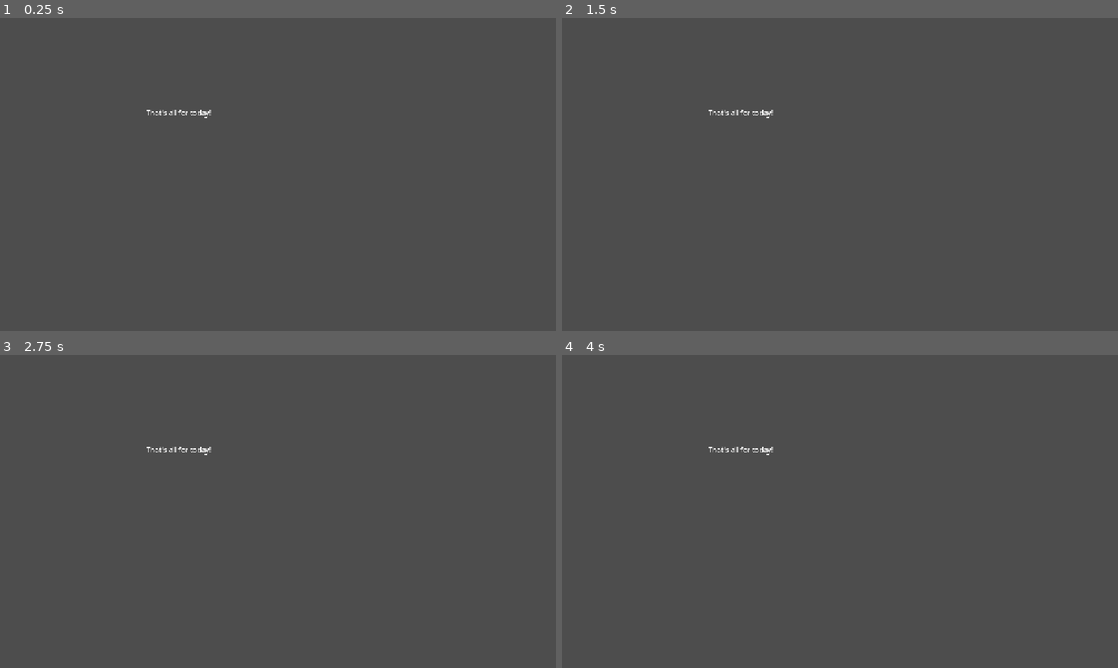
Above: before the commit, frames 1-4 (two rows, left to right).
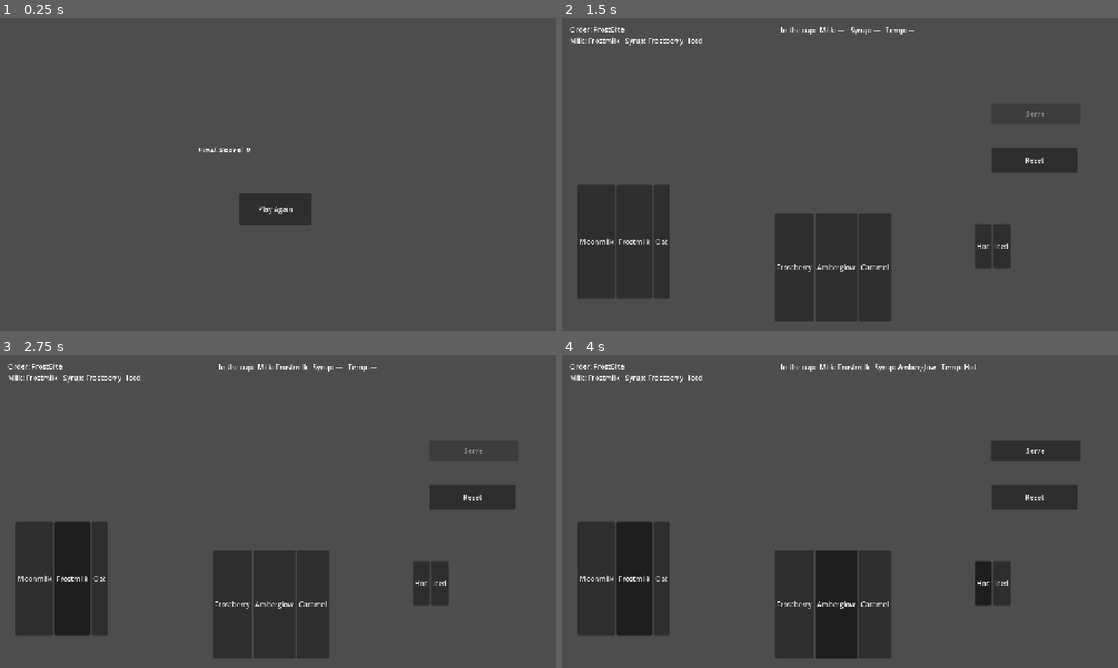
Above: after the commit, the same moments.

Repository: LaurenMurillo/coffee-game
Game: Godot game, scene res://scenes/end_screen.tscn
Same seed, same stepped clock (60 frames per second), same inputs: the game is played once before the commit and once after it. This scene is started directly instead of the project's main scene.
Inputs (mouse positions are in pixels of both pictures, inside the frame that each line leads up to):
- Up to frame 1 (0.25 s): no input
- Up to frame 2 (1.5 s): click (840, 208) at 0.5 s, where only the run after the commit has a clickable "Play Again"; click (912, 271) at 1.25 s, where only the run after the commit has a clickable "Brew"
- Up to frame 3 (2.75 s): click (72, 577) at 2 s, where only the run after the commit has a clickable "Frostmilk"
- Up to frame 4 (4 s): click (834, 605) at 2.75 s, where only the run after the commit has a clickable "Amberglow"; click (984, 583) at 3.5 s, where only the run after the commit has a clickable "Hot"

The runs differ from the first frame. In frame 1, 1.5% of the frame differs, in the area x 26-56%, y 29-67%; in frame 2, 15%; in frame 3, 15%; in frame 4, 16%, in the area x 1-94%, y 2-97%.

Commit message:
Added end score scene

Diff:
--- /dev/null
+++ b/resources/recipes/dreamers_draught.tres
@@ -0,0 +1,11 @@
+[gd_resource type="Resource" script_class="Recipe" format=3 uid="uid://dbs6ghltw3uev"]
+
+[ext_resource type="Script" uid="uid://qa4dgthkxvsv" path="res://scripts/Recipe.gd" id="1_pw2n0"]
+
+[resource]
+script = ExtResource("1_pw2n0")
+recipe_name = "Dreamer's Draught"
+milk = "Starlight foam"
+syrup = "Amberglow"
+temperature = "Iced"
+metadata/_custom_type_script = "uid://qa4dgthkxvsv"
--- /dev/null
+++ b/resources/recipes/glowspark_latte.tres
@@ -0,0 +1,11 @@
+[gd_resource type="Resource" script_class="Recipe" format=3 uid="uid://bm8fxw8qkler2"]
+
+[ext_resource type="Script" uid="uid://qa4dgthkxvsv" path="res://scripts/Recipe.gd" id="1_vy4ql"]
+
+[resource]
+script = ExtResource("1_vy4ql")
+recipe_name = "Glowspark Latte"
+milk = "Embercream"
+syrup = "Cinderspice"
+temperature = "Hot"
+metadata/_custom_type_script = "uid://qa4dgthkxvsv"
--- /dev/null
+++ b/resources/recipes/voldnight_potion.tres
@@ -0,0 +1,11 @@
+[gd_resource type="Resource" script_class="Recipe" format=3 uid="uid://chfcgyyb7rt6c"]
+
+[ext_resource type="Script" uid="uid://qa4dgthkxvsv" path="res://scripts/Recipe.gd" id="1_fmynk"]
+
+[resource]
+script = ExtResource("1_fmynk")
+recipe_name = "Voldnight Potion"
+milk = "Frostmilk"
+syrup = "Bittersap"
+temperature = "Iced"
+metadata/_custom_type_script = "uid://qa4dgthkxvsv"
--- a/scenes/end_screen.tscn
+++ b/scenes/end_screen.tscn
@@ -1,6 +1,7 @@
 [gd_scene format=3 uid="uid://dxuklb128x47t"]
 
 [ext_resource type="Script" uid="uid://c732wg8gug1ne" path="res://scripts/end_screen.gd" id="1_kq7ac"]
+[ext_resource type="FontFile" uid="uid://c315hm0jbehvm" path="res://assets/fonts/yoster.ttf" id="2_6e1uj"]
 
 [node name="EndScreen" type="Control" unique_id=1810220185]
 layout_mode = 3
@@ -11,10 +12,19 @@
 grow_vertical = 2
 script = ExtResource("1_kq7ac")
 
-[node name="Label" type="Label" parent="." unique_id=1263904882]
+[node name="FinalScoreLabel" type="Label" parent="." unique_id=1263904882]
 layout_mode = 0
-offset_left = 337.0
-offset_top = 207.0
-offset_right = 926.0
-offset_bottom = 474.0
-text = "That's all for today!"
+offset_left = 457.0
+offset_top = 295.0
+offset_right = 521.0
+offset_bottom = 347.0
+theme_override_fonts/font = ExtResource("2_6e1uj")
+text = "Score: "
+
+[node name="PlayAgainBtn" type="Button" parent="." unique_id=1666948281]
+layout_mode = 0
+offset_left = 551.0
+offset_top = 403.0
+offset_right = 717.0
+offset_bottom = 477.0
+text = "Play Again"
--- a/scenes/game.tscn
+++ b/scenes/game.tscn
@@ -12,8 +12,8 @@
 [node name="PlayButton" type="Button" parent="." unique_id=1389756039]
 unique_name_in_owner = true
 layout_mode = 0
-offset_left = 4.0
-offset_top = 3.0
-offset_right = 83.0
-offset_bottom = 53.0
+offset_left = 589.0
+offset_top = 389.0
+offset_right = 735.0
+offset_bottom = 493.0
 text = "Start"
--- a/scripts/end_screen.gd
+++ b/scripts/end_screen.gd
@@ -1,11 +1,12 @@
 extends Control
 
+@onready var final_score_label: Label = $FinalScoreLabel
+@onready var play_again_button: Button = $PlayAgainBtn
 
-# Called when the node enters the scene tree for the first time.
 func _ready() -> void:
-	pass # Replace with function body.
+	play_again_button.pressed.connect(_on_play_again_pressed)
+	final_score_label.text = "Final Score: %d" % GameState.score
 
-
-# Called every frame. 'delta' is the elapsed time since the previous frame.
-func _process(delta: float) -> void:
-	pass
+func _on_play_again_pressed() -> void:
+	GameState.reset_game()
+	get_tree().change_scene_to_file("res://scenes/counter.tscn")
